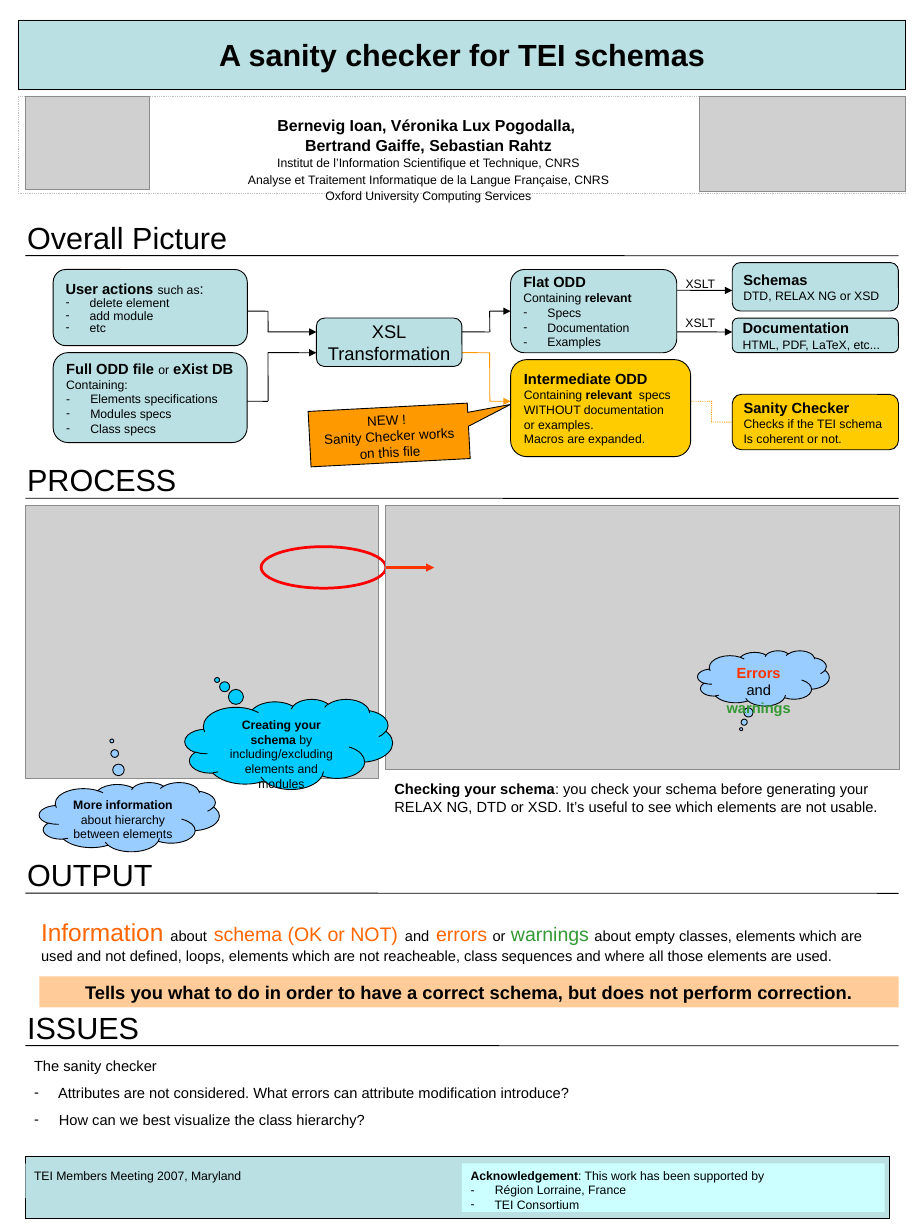
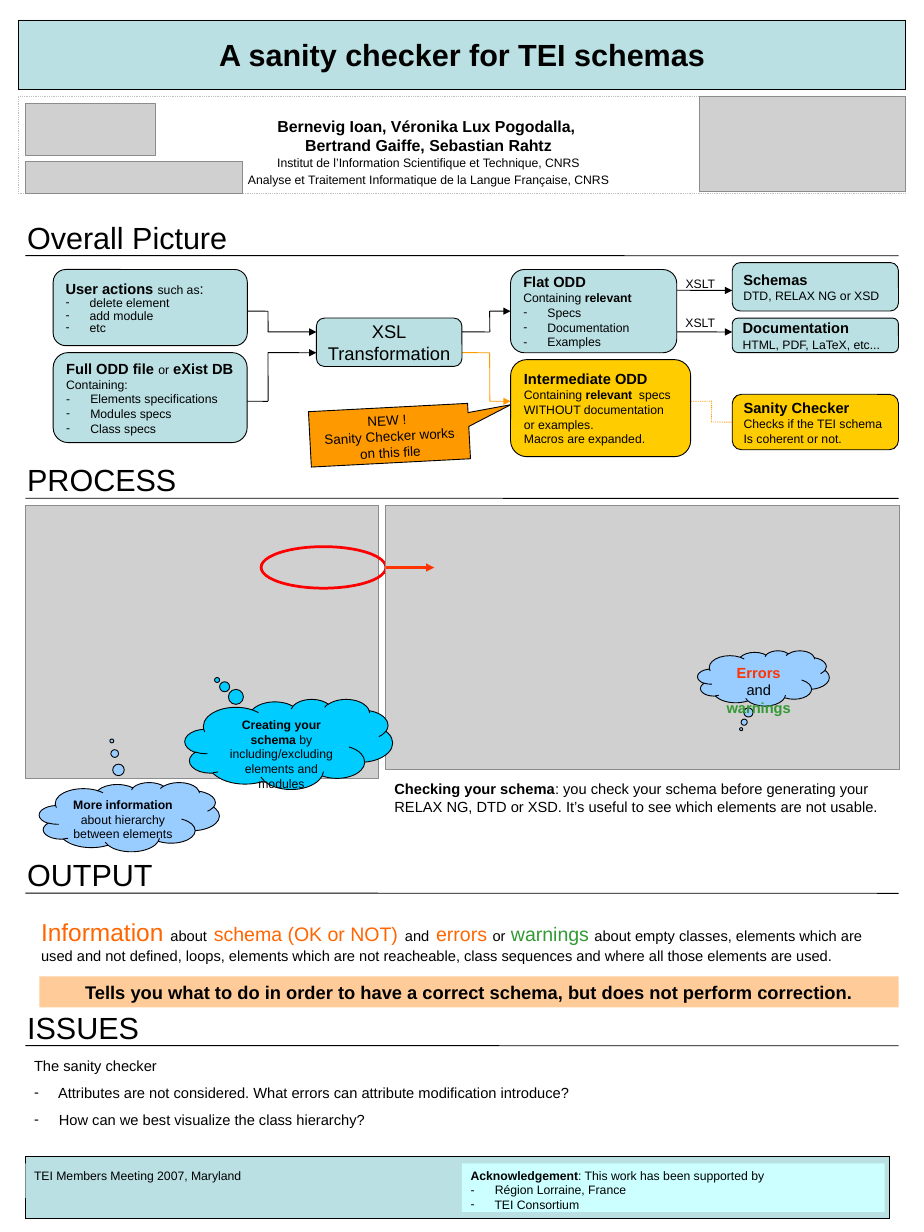
Before and after one commit to TEIC/Roma-Antiqua, a slide deck: slide 1 of sanity_poster.ppt. Drawn at 924x1232 pixels with LibreOffice and Linux fonts; fonts in the diff are those of the drawing; grey boxes stand for pictures. Boxes give left, top, right and bottom in pixels: in the first picture for what was removed or moved away, otherwise in the second. Text is boxed around its words. In the diff, an @@ line names an element or a change of style, - is before the commit and + after.

Commit message:
add oucs logo to poster

```diff
--- a/sanity_poster.ppt
+++ b/sanity_poster.ppt
@@ picture: place and size @@
-picture at bbox=[26, 96, 150, 189]
+picture at bbox=[26, 104, 156, 156]
@@ picture added at bbox=[26, 161, 243, 193] @@
@@ text at bbox=[325, 191, 532, 203]: paragraph removed @@
-Oxford University Computing Services
```
